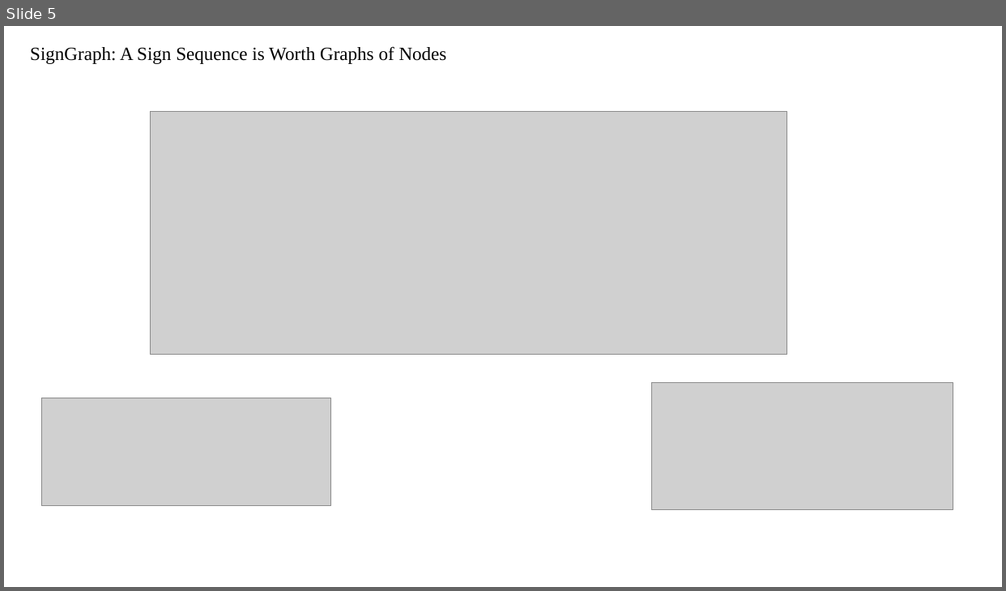
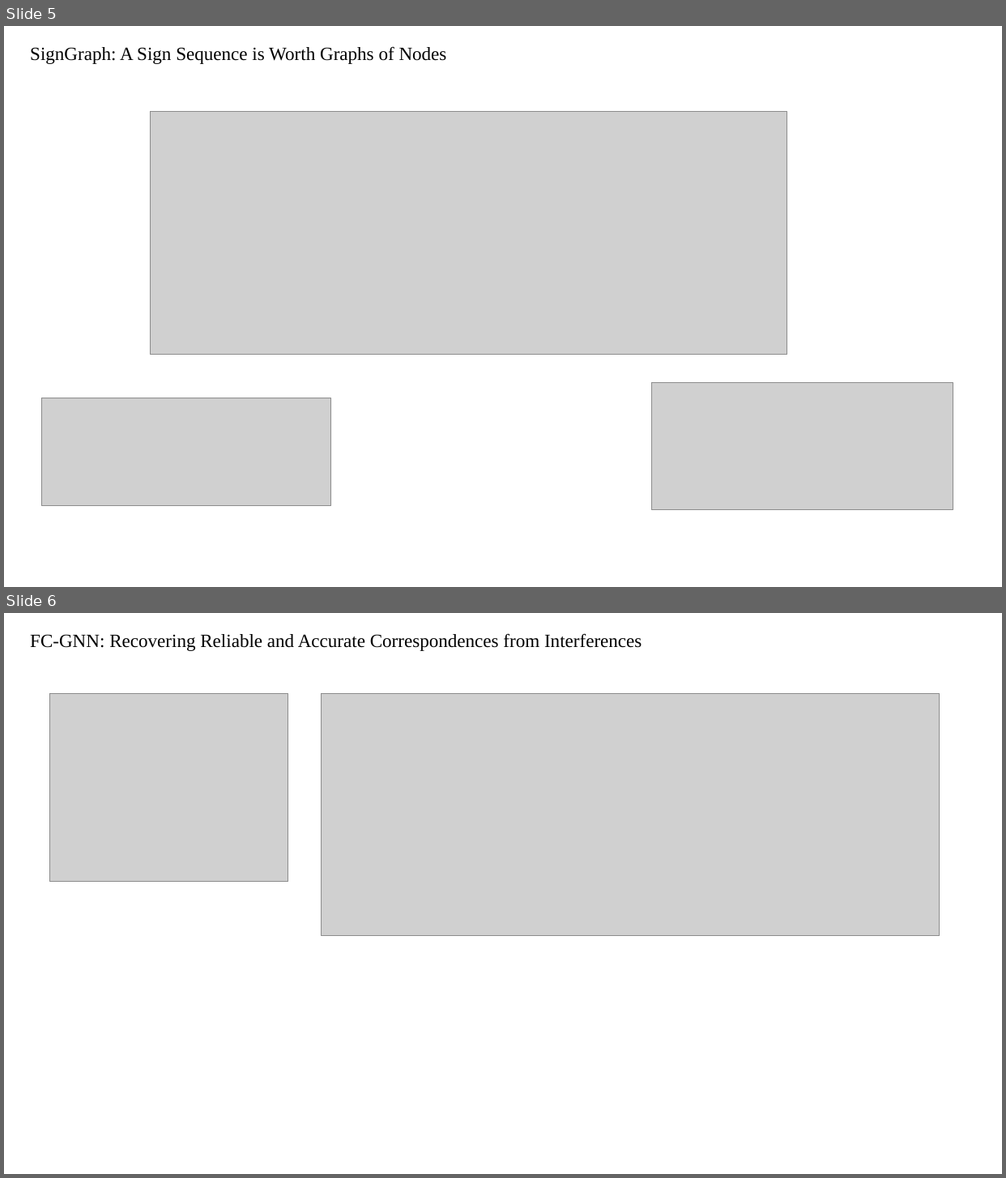
Before and after one commit to FreeZ3e/DeepLearning_silde, a slide deck: Week30 GNN relative works.pptx. Shown one above the other, each under a label of ours: slide 5 before the commit, slides 5 and 6 after it. The pictures are 1006x591 and 1006x1178 pixels, drawn with LibreOffice and Linux fonts; fonts in the diff are those of the drawing; grey boxes stand for pictures. Boxes give left, top, right and bottom in pixels: in the first picture for what was removed or moved away, otherwise in the second. Text is boxed around its words. In the diff, an @@ line names an element or a change of style, - is before the commit and + after.

```diff
--- a/Week30 GNN relative works.pptx
+++ b/Week30 GNN relative works.pptx
@@ slide 6 added at (4, 613, 1002, 1174), background #FFFFFF @@
@@ text added at (30, 633, 641, 651), 18 pt, text #000000 @@
+FC-GNN: Recovering Reliable and Accurate Correspondences from Interferences
@@ picture added at (49, 694, 288, 882) @@
@@ picture added at (322, 694, 940, 936) @@
```
Also in this commit, not shown: 1 other file.
